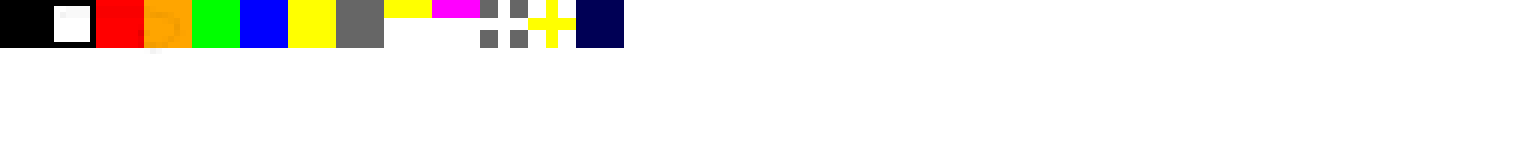
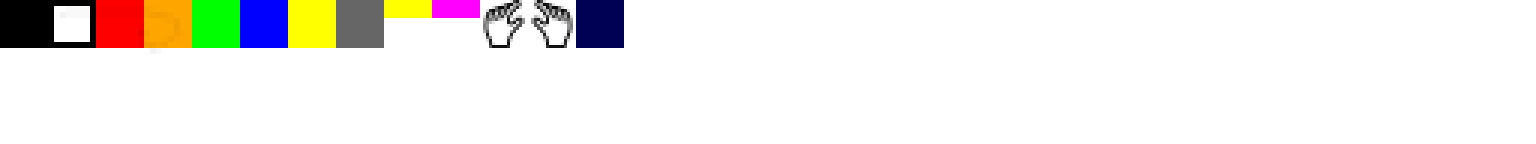
Revision of a layered w=1536, h=144 image; what changed, layer by layer:
renamed "Foreground" to "BehindHands", painted on it over bbox(480, 0, 576, 48)
